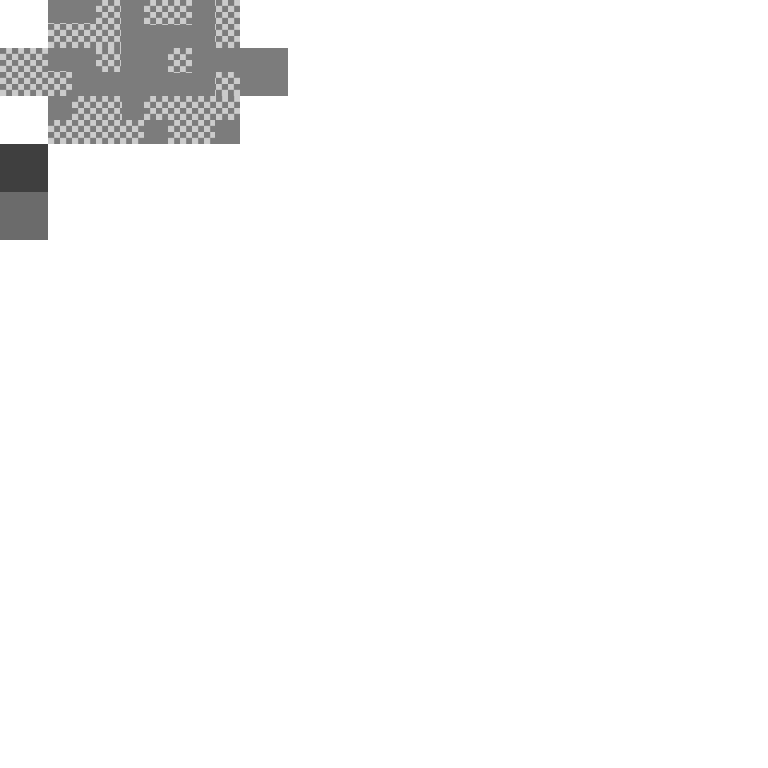
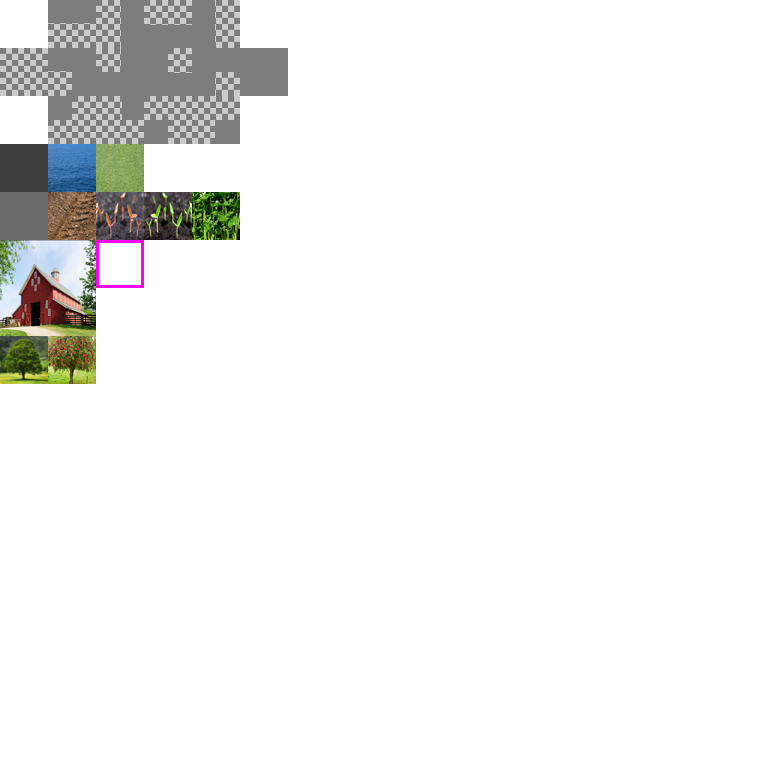
Two versions of the same layered image (768×768). Layer-by-layer changes:
renamed "Lines" to "Lines Merged", painted on it over [0, 144, 240, 384]
painted on "Colors Merged" over [0, 144, 240, 384]
